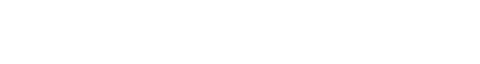
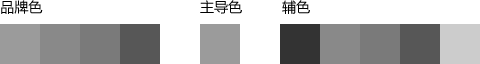
Before/after of a (480, 64) layered artwork. What changed in the layer stack:
showed "禁用", painted on it over [left=0, top=0, right=480, bottom=64]
